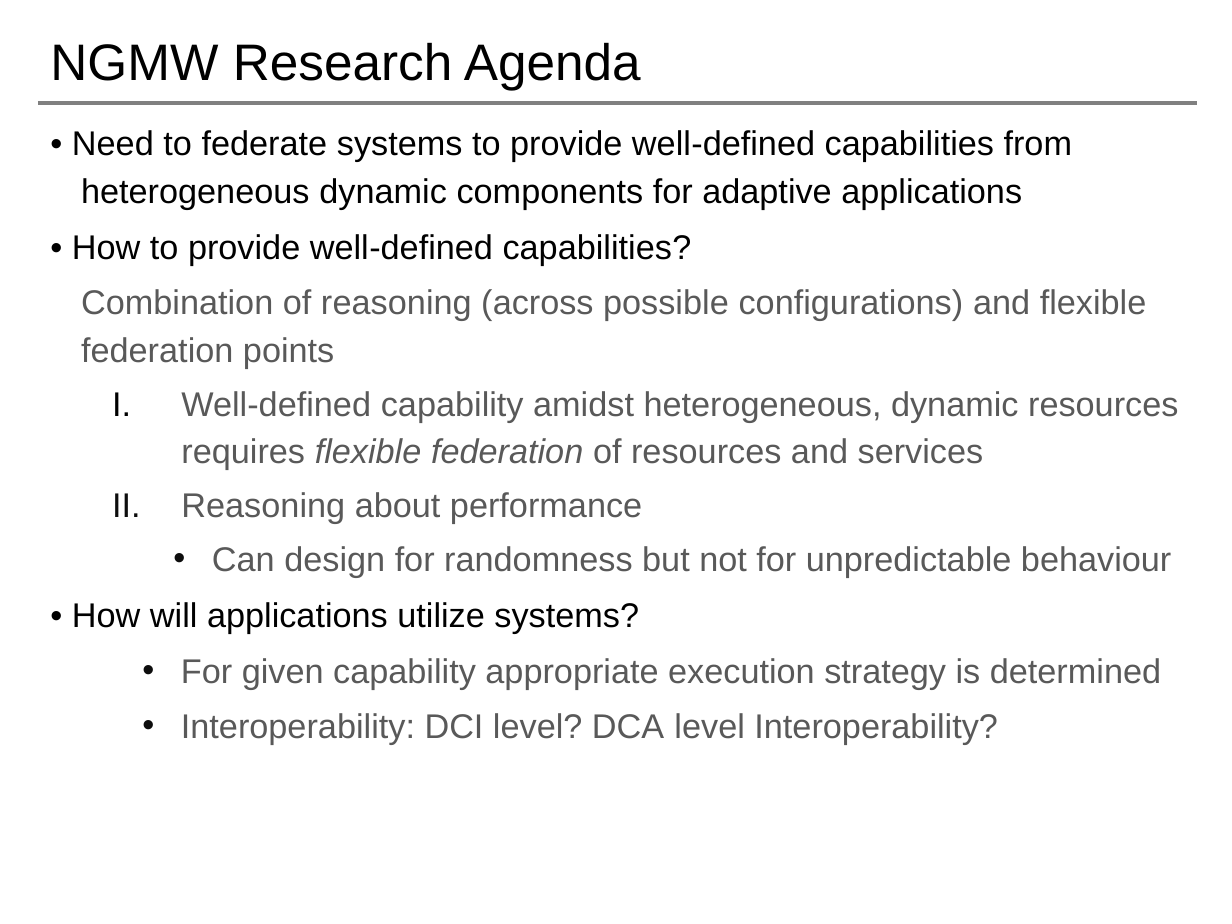
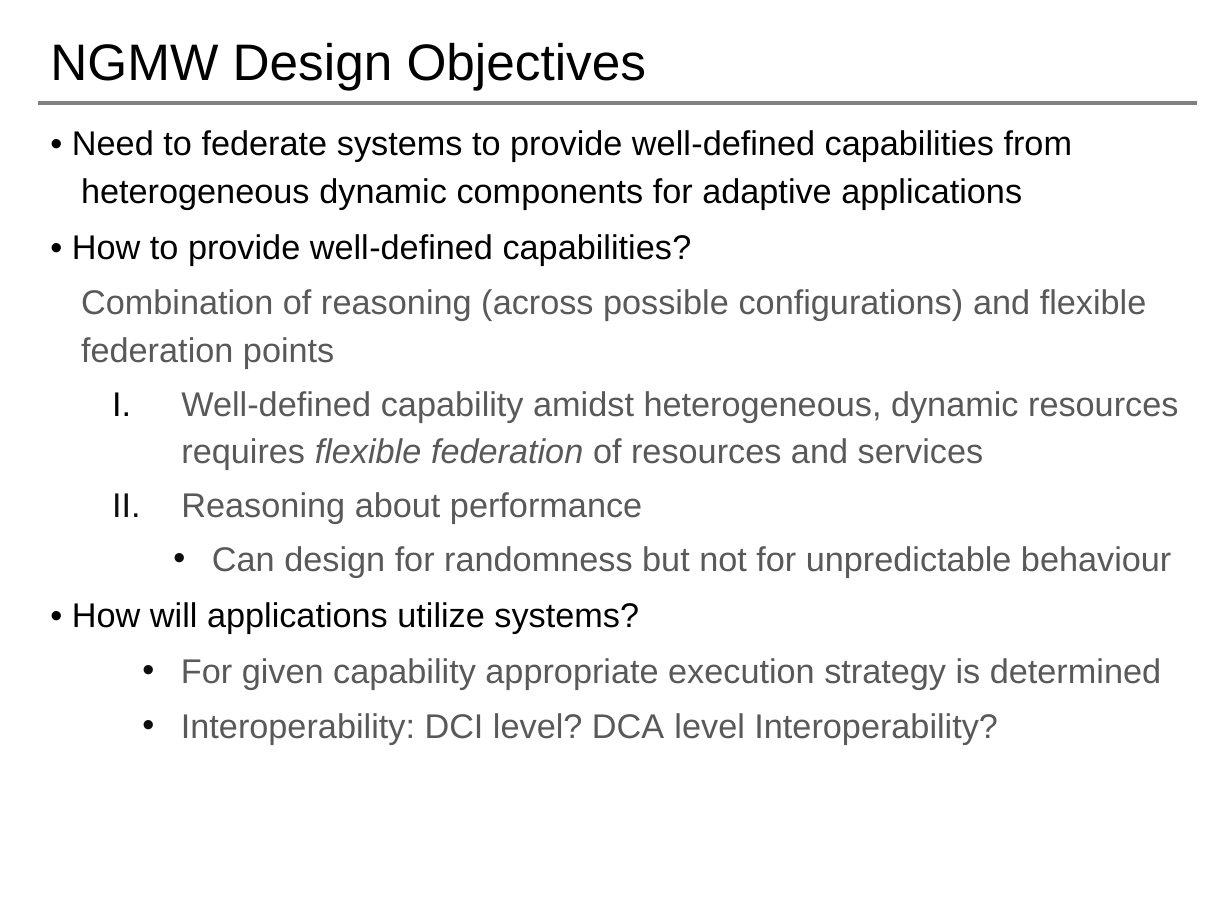
Before and after one commit to saga-project/NGMW, a slide deck: slide 16 of presentations/radical-modsim.pptx (slide 17 before the commit). Drawn at 1232x924 pixels with LibreOffice and Linux fonts; fonts in the diff are those of the drawing; background and template pictures are left out. Boxes give left, top, right and bottom in pixels: in the first picture for what was removed or moved away, otherwise in the second. Text is boxed around its words. In the diff, an @@ line names an element or a change of style, - is before the commit and + after.

```diff
--- a/presentations/radical-modsim.pptx
+++ b/presentations/radical-modsim.pptx
@@ title at [50,42,646,90]: text changed @@
-NGMW Research Agenda
+NGMW Design Objectives
```
Also in this commit, not shown: 2 other slides changed, 11 slides added, 1 slide removed.
